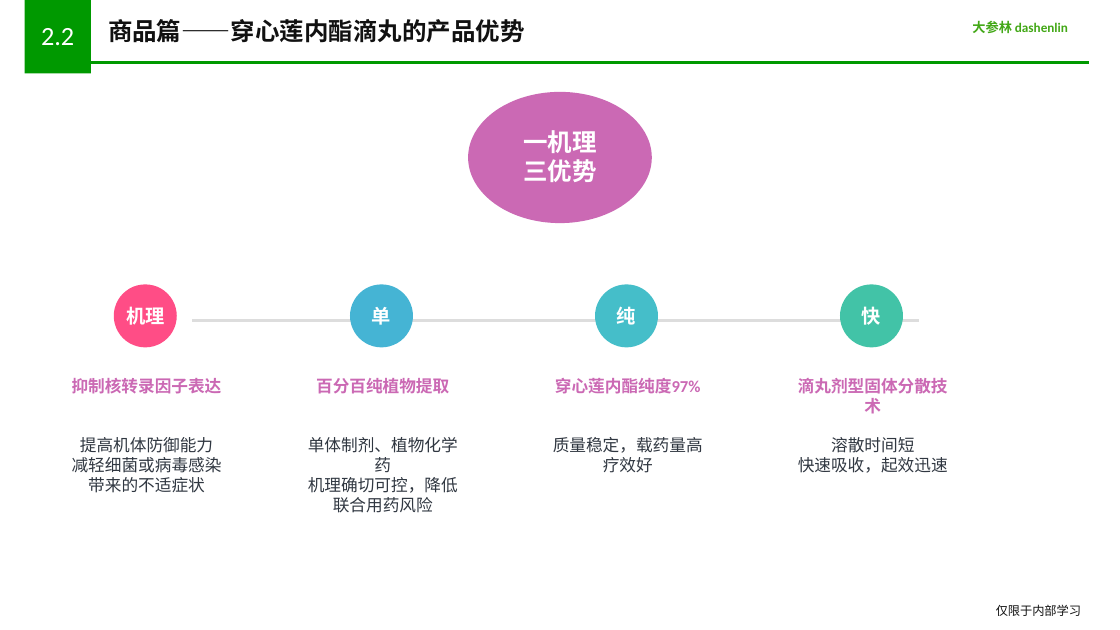
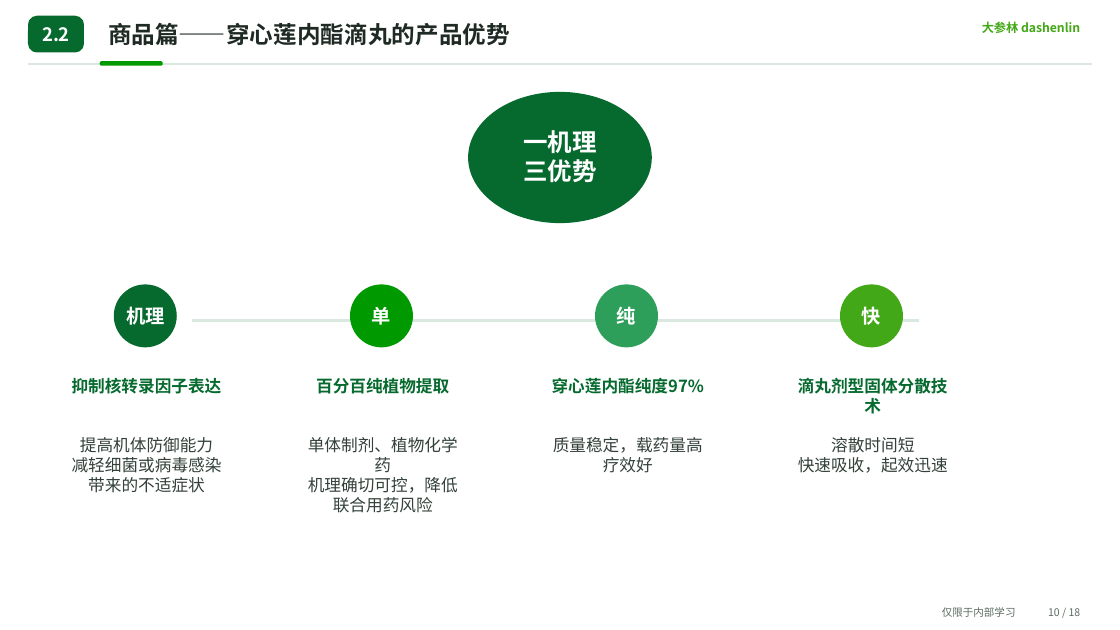
Before and after one commit to lmr1123/chain-pharmacy-content-studio-private, a slide deck: slide 10 of production-library/templates/settled/disease-product-scenario-v1/穿心莲内酯滴丸_商品培训课件2_可编辑重建版.pptx. Drawn at 1120x630 pixels with LibreOffice and Linux fonts; fonts in the diff are those of the drawing. Boxes give left, top, right and bottom in pixels: in the first picture for what was removed or moved away, otherwise in the second. Text is boxed around its words. In the diff, an @@ line names an element or a change of style, - is before the commit and + after.

Commit message:
feat(courseware): visual upgrade v2 for 穿心莲 + 金银花露 gold samples
Align both settled PPT gold samples on the shared design tokens
(GREEN_DEEP/MINT/PALE/INK/MUTED/LINE), rounded chrome, softer tables,
and CJK font injection. Update generators, settled PPTX/previews, and
layout QA snapshots.

```diff
--- a/production-library/templates/settled/disease-product-scenario-v1/穿心莲内酯滴丸_商品培训课件2_可编辑重建版.pptx
+++ b/production-library/templates/settled/disease-product-scenario-v1/穿心莲内酯滴丸_商品培训课件2_可编辑重建版.pptx
@@ rectangle removed at (x1=24, y1=0, x2=91, y2=74) @@
@@ text "2.2" at (x1=42, y1=27, x2=70, y2=41): size 22.5 to 15.8 pt, font Calibri to Noto Sans CJK SC, bold on; vertical alignment top to middle @@
@@ rounded rectangle added at (x1=28, y1=16, x2=84, y2=53), fill #066A2F @@
@@ text "商品篇——穿心莲内酯滴丸的产品优势" at (x1=108, y1=22, x2=510, y2=45): size 21 to 20.2 pt, font Calibri to Noto Sans CJK SC, text colour #111111 to #1F2A24; vertical alignment top to middle @@
@@ text "大参林 dashenlin" at (x1=982, y1=21, x2=1080, y2=33): size 11.2 to 10.5 pt, font Calibri to Noto Sans CJK SC @@
@@ rectangle resized from (x1=91, y1=61, x2=1089, y2=64) to (x1=28, y1=64, x2=1092, y2=65) @@
@@ rectangle at (x1=28, y1=64, x2=1092, y2=65): fill #009900 to #D9E9DF; outline #009900 0 pt to #D9E9DF 0 pt @@
@@ rounded rectangle added at (x1=100, y1=61, x2=163, y2=66), fill #009900 @@
@@ ellipse at (x1=468, y1=92, x2=652, y2=223): fill #CB69B4 to #066A2F @@
@@ ellipse at (x1=113, y1=285, x2=176, y2=348): fill #FF4D86 to #066A2F @@
@@ ellipse at (x1=350, y1=285, x2=413, y2=348): fill #45B4D4 to #009900 @@
@@ ellipse at (x1=595, y1=285, x2=658, y2=348): fill #45BEC9 to #2E9E5B @@
@@ ellipse at (x1=840, y1=285, x2=903, y2=348): fill #42C3A7 to #43A817 @@
@@ rectangle at (x1=192, y1=319, x2=919, y2=321): fill #DDDDDD to #D9E9DF; outline #DDDDDD 0 pt to #D9E9DF 0 pt @@
@@ font Calibri to Noto Sans CJK SC in 5 elements at (x1=523, y1=130, x2=596, y2=183), (x1=126, y1=306, x2=164, y2=325), (x1=372, y1=307, x2=391, y2=325), (x1=617, y1=306, x2=636, y2=325), (x1=862, y1=306, x2=881, y2=325) @@
@@ font Calibri to Noto Sans CJK SC, text colour #CB69B4 to #066A2F in 4 elements at (x1=72, y1=378, x2=222, y2=394), (x1=316, y1=378, x2=449, y2=394), (x1=552, y1=377, x2=704, y2=394), (x1=798, y1=378, x2=948, y2=414) @@
@@ text "仅限于内部学习" moved from (x1=996, y1=604, x2=1081, y2=616) to (x1=942, y1=607, x2=1016, y2=617) @@
@@ text "仅限于内部学习" at (x1=942, y1=607, x2=1016, y2=617): size 10.5 to 9 pt, font Calibri to Noto Sans CJK SC, text colour #111111 to #5A6B61 @@
@@ text added at (x1=1048, y1=608, x2=1081, y2=616), 9 pt, text #5A6B61 @@
+10 / 18
```
Also in this commit, not shown: 16 other slides changed, 54 other files.
